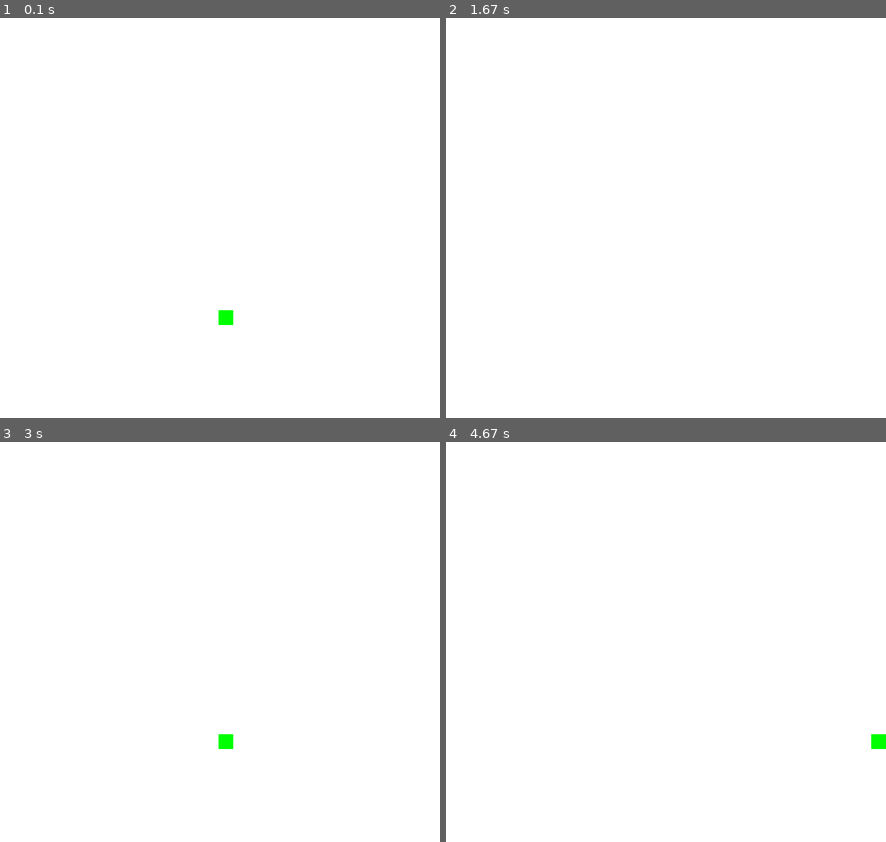
Above: before the commit, frames 1-4 (two rows, left to right).
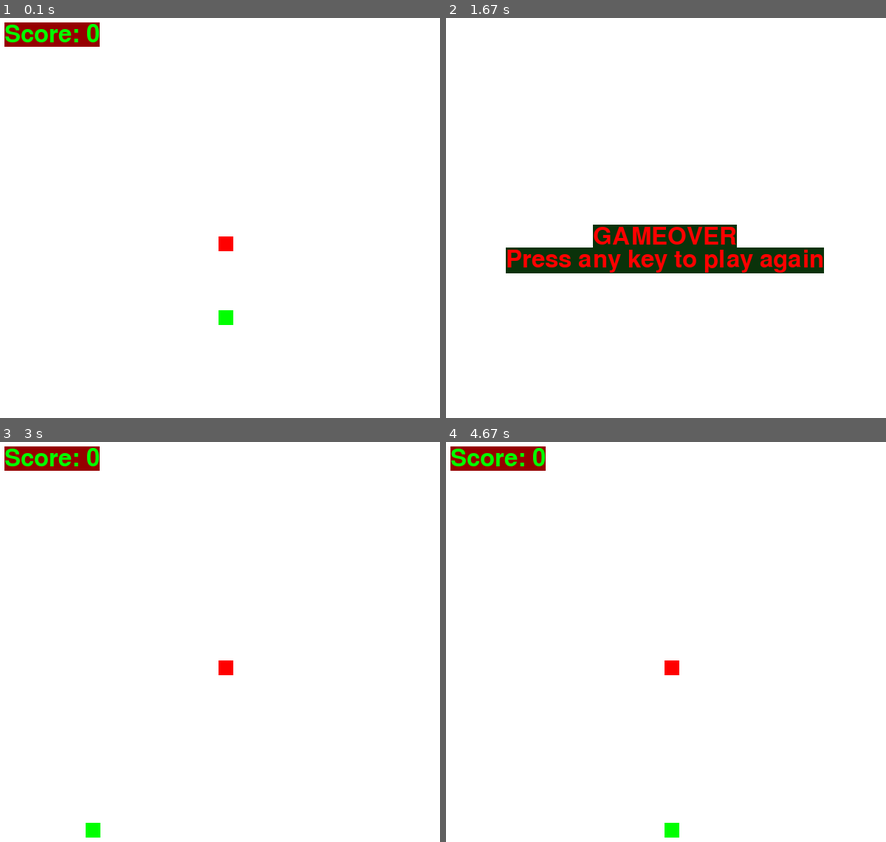
Above: after the commit, the same moments.

Repository: JesusCRIS90/PyGame_Ex
Game: pygame game, started from Snake Game/SnakeGame.py
Same seed, same stepped clock (60 frames per second), same inputs: the game is played once before the commit and once after it.
Inputs:
- Up to frame 1 (0.1 s): no input
- Up to frame 2 (1.67 s): hold Right 0.33-0.8 s; hold Up 0.83-1.13 s; hold Right 1.17-1.63 s
- Up to frame 3 (3 s): hold Left 1.67-2.2 s; hold Down 2.23-2.53 s; hold Left 2.57-2.97 s
- Up to frame 4 (4.67 s): hold Up 3-3.37 s; hold Right 3.4-4.03 s; hold Down 4.07-4.43 s; hold Left from 4.47 s (still down)

The runs differ from the first frame. In frame 1, 1.4% of the frame differs, in the area x 1-54%, y 1-59%; in frame 2, 6.5%, in the area x 13-86%, y 51-64%; in frame 3, 1.7%; in frame 4, 1.7%.

Commit message:
[ ADD ] Added Apple Class and GameHub

Diff:
--- /dev/null
+++ b/Snake Game/Apple.py
@@ -0,0 +1,41 @@
+"""
+Created on Sat Feb 19 12:52:55 2022
+
+This class is the blueprint for the snake representation in the game
+
+@author: jesus
+"""
+
+import pygame
+import random
+import SettingFile as STF
+
+
+#Set Snakes Values
+SNAKE_SIZE = 20
+
+
+
+class Apple( pygame.sprite.Sprite ):
+
+    def __init__( self, surf_disp:pygame.display, init_pos = ( 300, 300 )  ):
+        """Initialize the snake Class"""
+        self.surface_display = surf_disp
+        self.coord = ( init_pos[ 0 ], init_pos[ 1 ], SNAKE_SIZE, SNAKE_SIZE )
+        self.rect = pygame.draw.rect( self.surface_display, STF.RED, self.coord )
+
+
+    # def update( self ):
+    #     """Update the Apple Class"""
+    #     self.draw()
+
+
+    def generateNewApple( self ):
+        self.coord = ( random.randint(0, STF.WINDOW_WIDTH - SNAKE_SIZE),
+                       random.randint(0, STF.WINDOW_HEIGTH - SNAKE_SIZE),
+                       SNAKE_SIZE, SNAKE_SIZE )
+
+        # print( self.coord )
+
+    def draw( self ):
+        self.rect = pygame.draw.rect( self.surface_display, STF.RED, self.coord )
--- /dev/null
+++ b/Snake Game/Game_HUD.py
@@ -0,0 +1,48 @@
+"""
+Created on Sat Feb 19 12:52:55 2022
+
+This class is the blueprint for the snake representation in the game
+
+@author: jesus
+"""
+
+import pygame
+import SettingFile as STF
+
+
+
+
+
+class GameHUD():
+
+    def __init__( self, surf_disp:pygame.display, score = 0 ):
+
+        self.surface_display = surf_disp
+        self.font = pygame.font.SysFont( STF.FONT_NAME ,STF.FONT_SIZE )
+
+        #Set text
+        self.title_text = self.font.render("~~Snake~~", True, STF.GREEN, STF.DARKRED)
+        self.title_rect = self.title_text.get_rect()
+        self.title_rect.center = ( STF.WINDOW_WIDTH//2, STF.WINDOW_HEIGTH//2)
+
+        self.score_text = self.font.render("Score: " + str(score), True, STF.GREEN, STF.DARKRED)
+        self.score_rect = self.score_text.get_rect()
+        self.score_rect.topleft = (10, 10)
+
+        self.game_over_text = self.font.render("GAMEOVER", True, STF.RED, STF.DARKGREEN )
+        self.game_over_rect = self.game_over_text.get_rect()
+        self.game_over_rect.center = ( STF.WINDOW_WIDTH//2, STF.WINDOW_HEIGTH//2)
+
+        self.continue_text = self.font.render("Press any key to play again", True, STF.RED, STF.DARKGREEN)
+        self.continue_rect = self.continue_text.get_rect()
+        self.continue_rect.center = ( STF.WINDOW_WIDTH//2, STF.WINDOW_HEIGTH//2 + 32)
+
+    def updateScore( self, score = 0 ):
+        self.score_text = self.font.render("Score: " + str(score), True, STF.GREEN, STF.DARKRED)
+
+    def draw_GameOver( self ):
+        self.surface_display.blit( self.game_over_text, self.game_over_rect)
+        self.surface_display.blit( self.continue_text, self.continue_rect)
+
+    def draw_Score( self ):
+        self.surface_display.blit( self.score_text, self.score_rect )
--- a/Snake Game/SettingFile.py
+++ b/Snake Game/SettingFile.py
@@ -13,15 +13,21 @@
 WINDOW_WIDTH = 600 ; WINDOW_HEIGTH = 600
 
 # Setting FPS
-FPS = 30
+FPS = 20
 
 # Settings Colors
 BLACK       = ( 0, 0, 0 )
 WHITE       = ( 255, 255, 255 )
 RED         = ( 255, 0, 0 )
+DARKRED     = (150, 0, 0)
 GREEN       = ( 0, 255, 0 )
 DARKGREEN   = ( 10, 50, 10 )
 BLUE        = ( 0, 0, 255 )
 YELLOW      = ( 255, 255, 0 )
 CYAN        = ( 0, 255, 255 )
 MAGENTA     = ( 255, 0, 255 )
+
+
+# Setting Font
+FONT_NAME = "gabriola"
+FONT_SIZE = 48
--- a/Snake Game/Snake.py
+++ b/Snake Game/Snake.py
@@ -25,12 +25,13 @@
         self.headRect = pygame.draw.rect( self.surface_display, STF.GREEN, self.headCoord )
 
 
-    def update( self ):
-        """Update the snake Class"""
-        # self.MoveSnake( event )
-        self.UpdateBodySnake()
-        self.UpdateSnakeHead()
-        self.DrawSnake()
+    # # Este metodo no sirve
+    # def update( self ):
+    #     """Update the snake Class"""
+    #     # self.MoveSnake( event )
+    #     self.UpdateBodySnake()
+    #     self.UpdateSnakeHead()
+    #     self.DrawSnake()
 
 
     def MoveSnake( self, event:pygame.event ):
@@ -64,9 +65,37 @@
         self.headCoord = ( head_x, head_y, SNAKE_SIZE, SNAKE_SIZE )
 
     def DrawSnake( self ):
-
         #Blit assets
         for body in self.bodyCoord:
             # pygame.draw.rect(display_surface, DARKGREEN, body)
             pygame.draw.rect( self.surface_display, STF.GREEN, body )
         self.headRect = pygame.draw.rect( self.surface_display, STF.GREEN, self.headCoord )
+
+    def Reset( self ):
+        self.dx = 0
+        self.dy = 0
+        self.bodyCoord = []
+        self.headCoord = ( STF.WINDOW_WIDTH//2, STF.WINDOW_HEIGTH//2 + 100 , SNAKE_SIZE, SNAKE_SIZE )
+
+    def IsSnakeGameOver( self ):
+        if self.__Is_SnakeCollide_ItSelf__():
+            return True
+        if self.__Is_Snake_OutScreen__():
+            return True
+        return False
+
+    def __Is_SnakeCollide_ItSelf__( self ):
+        if self.headCoord in self.bodyCoord:
+            return True
+        return False
+
+    def __Is_Snake_OutScreen__( self ):
+        if self.headRect.left < 0:
+            return True
+        if self.headRect.right > STF.WINDOW_WIDTH:
+            return True
+        if self.headRect.top < 0:
+            return True
+        if self.headRect.bottom > STF.WINDOW_HEIGTH:
+            return True
+        return False
--- a/Snake Game/SnakeGame.py
+++ b/Snake Game/SnakeGame.py
@@ -11,7 +11,8 @@
 import Game as SKG
 import SettingFile as STF
 import Snake
-
+import Apple
+import Game_HUD
 
 
 class SnakeGame( SKG.Game ):
@@ -19,14 +20,32 @@
     def __init__( self ):
         # Calling the init method from Base Class
         super().__init__()
+
+        self.is_paused = False
+        self.score = 0
+
         self.snake = Snake.Snake( self.display_surface ,( STF.WINDOW_WIDTH//2, STF.WINDOW_HEIGTH//2 + 100 ) )
+        self.apple = Apple.Apple( self.display_surface )
+        self.game_hud = Game_HUD.GameHUD( self.display_surface, self.score )
+
 
     def __UpdateGameState__( self ):
 
         # Fill the display surface to cover old images
         self.display_surface.fill( STF.WHITE )
 
-        self.snake.update()
+
+        self.snake.UpdateBodySnake()
+        self.snake.UpdateSnakeHead()
+
+        self._GameOverCheck_()
+
+        self._ChekingCollission_()
+
+        self.game_hud.draw_Score()
+        self.snake.DrawSnake()
+        self.apple.draw()
+
 
 
         pygame.display.update()
@@ -42,9 +61,44 @@
             # Particular Events Management
             self.snake.MoveSnake( event )
 
+    def _ChekingCollission_( self ):
+        if self.snake.headRect.colliderect( self.apple.coord ):
+            # Add Sound Here
+            self.score += 1
+            self.apple.generateNewApple()
+            self.snake.bodyCoord.append( self.snake.headCoord )
+            self.game_hud.updateScore( self.score )
 
+    def _QuitGame_( self ):
+        self.is_paused = False
+        self.running = False
 
+    def _ResumeGame_( self ):
+        self.score = 0
+        self.snake.Reset()
+        self.is_paused = False
+        self.game_hud.updateScore(  )
+        # self.game_hud.draw_Score()
 
+    def _GameOver_State_( self ):
+        self.is_paused = True
+        while self.is_paused:
+            # print( "Inside Bucle While" )
+            for event in pygame.event.get():
+                if event.type == pygame.KEYDOWN:
+                    self._ResumeGame_()
+                if event.type == pygame.QUIT:
+                    self._QuitGame_()
+
+    def _GameOverCheck_( self ):
+        if self.snake.IsSnakeGameOver():
+
+            # 1- Show here the GameOver Screen --> Add these feature
+            self.display_surface.fill( STF.WHITE )
+            self.game_hud.draw_GameOver()
+            pygame.display.update()
+            # 2.- Put Game in GameOverState
+            self._GameOver_State_()
 
 
 # snake_game = SKG.Game(); snake_game.RunGame()
